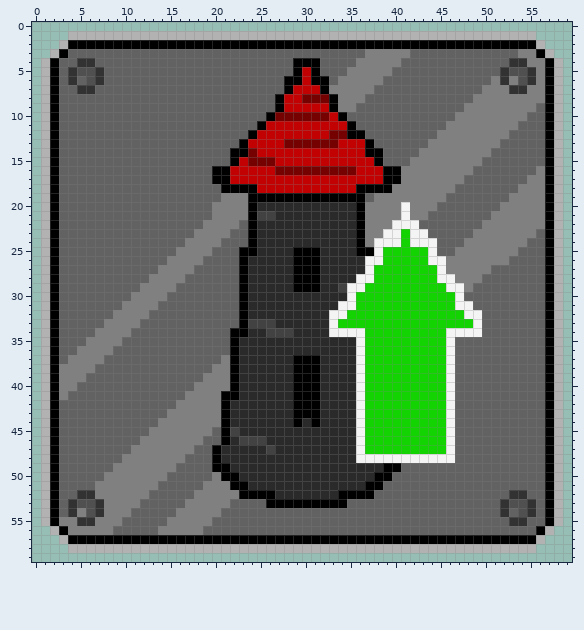
Edited in one commit: pixel-art sprite (TowerDefense/TowerDefense/images/buttons/btn_03.png). The picture above is the old version.
The file is 60x60 pixels. Colours within 5 levels of each other are drawn and written as one.
Once edited:
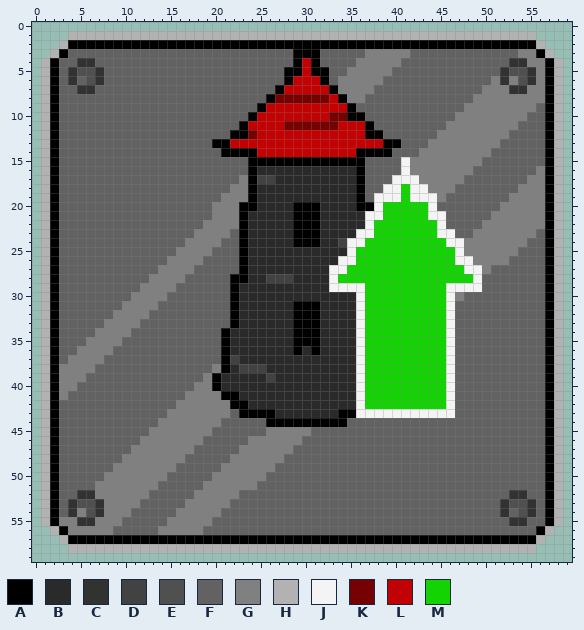
Palette (. is transparent): A #000000  B #2a2a2a  C #323232  D #424242  E #505050  F #626262  G #808080  H #b2b2b2  J #f4f4f4  K #760101  L #c20202  M #13d402
What changed:
Changed rows in their new state; - is an unchanged pixel.
first column x 20:
 3 ---------AAA------------------
 4 ----------L-------------------
 5 --------A---A-----------------
 6 ---------L-L------------------
 7 -------AL---LA----------------
 8 ------AKKK---LA---------------
 9 -----ALL-----LLA--------------
10 ----ALLLLLLLLKKAA-------------
11 ---ALL--KKKKKK-LLA------------
12 --AAK--------LLLLAA-----------
13 AALL----LLLLLL---LLAA---------
14 -A--A-----------A--A----------
15 --FFAAAAAAAAAAAAAFF--J--------
16 FFFFABBBBBBBBBBBAFFFFJ--------
17 FFFGADDBBBBBBBBBAFFFJJJ-------
18 -FGG-BBBBBBBBBBB-FFJJMJJ------
19 -----BBBBBBBBBBB--JJJMJJJ-----
20 ---A-----AAA-----AJMMMMMJ-----
21 ---ABBB--AAA----BJJMMMMMJJ----
22 ---AB----AAA----BJMMMMMMMJ----
23 ---AB----AAA----JJMMM-MMMJJ---
24 ---AB----AAA--DJJMMMM-MMMMJJ--
25 ----B----BBB---JMMM-----MMMJ--
26 ---------BBB--JJMMM-----MMMJJ-
27 ---------BBB-JJMMM-------MMMJJ
28 --A---DDDBBB-JMMMM-------MMMMJ
29 --AB-----BBB-JJ-------------JJ
30 --AB-----------BJ---------JG--
31 --AB-----AAA--BBJ---------JFF-
32 --AB-----AAA-BBBJ---------JFFF
33 --ABBBB--AAA-BBBJ---------JFFF
34 -ABB--BBBAAA-BBB-----------FFF
35 -AB------AAA------------------
36 -AB------A-A------------------
37 -AD------BBB------------------
38 -ABDDD---BBB------------------
39 ABB---D--BBB------------------
40 ABB------BBB------------------
41 ---------BBB------------------
42 -GAA-----BBB------------------
43 -GFAAAA--BBB--AA-JJJJJJJJJ----
44 -FFFFFAAA-A-AAAFFFFFFFFFFFF---
45 -FFFFFGGGGGFFFFFFFFFFFFFFFF---
46 -FFFGGGGGGFFFFFFFFFFFFFFFFF---
47 FFFGGGGGGFFFFFFFFFFFFFFFFFF---
48 FFGGGGGGFFFFFFFFFFFFFFFFFFF---
49 FGGGGGGFFFFFFFFFFFFFF---------
50 -GGGGGFFFFFFFFFFFFFF----------
51 --GGGFFFFFFFFFFFFFF-----------
52 ---FFFFFFFFFFFFFFF------------
53 ------FFFFFFFFF---------------
Pixel boxes of the changes (left, top, right, bottom) in both pictures:
changed: (212, 49, 482, 508)
